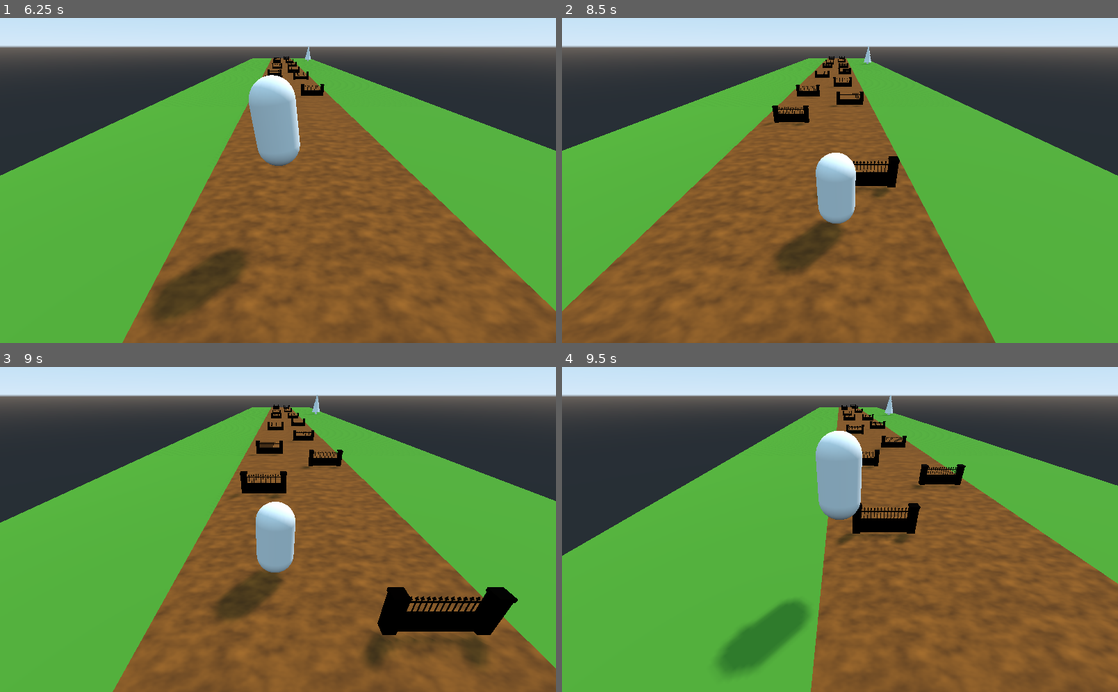
Above: before the commit, frames 1-4 (two rows, left to right).
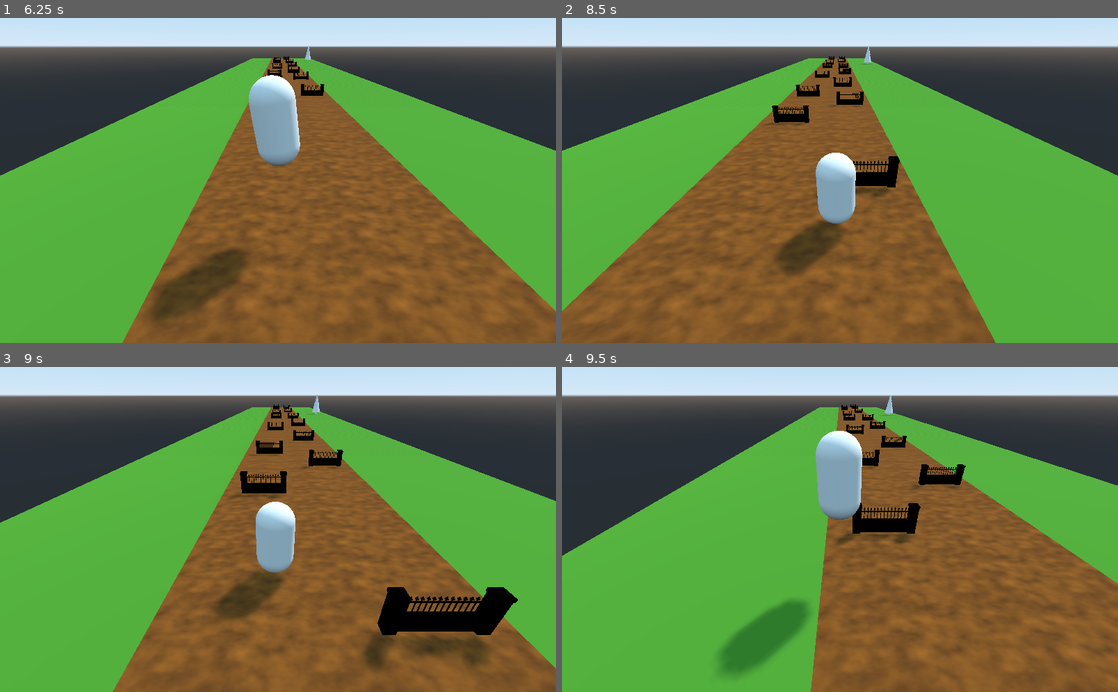
Above: after the commit, the same moments.

Repository: TaaviKodari/2022SyksyTo1830_Godot_Runner
Game: Godot game, scene res://Main.tscn
Same seed, same stepped clock (60 frames per second), same inputs: the game is played once before the commit and once after it.
Inputs:
- Up to frame 1 (6.25 s): hold D (move_right) 0.53-1.28 s; tap Space (jump) at 0.77, 1.52, 3.02, 3.77, 4.52, 6.02 s; hold A (move_left) 1.28-2.03 s; hold D (move_right) 2.03-3.53 s; hold A (move_left) 3.53-5.78 s; hold D (move_right) from 5.78 s (still down)
- Up to frame 2 (8.5 s): tap Space (jump) at 6.77, 7.52 s; release D (move_right) at 8.03 s; hold A (move_left) from 8.03 s (still down)
- Up to frame 3 (9 s): keep holding A (move_left)
- Up to frame 4 (9.5 s): keep holding A (move_left); tap Space (jump) at 9.02 s

Frame 1 is identical in both runs. In frame 2, less than 0.1% of the frame differs, in the area x 37-70%, y 21-71%; in frame 3, 0.2%, in the area x 43-83%, y 22-89%; in frame 4, less than 0.1%.

Commit message:
infinite vaihe kesken

Diff:
--- a/Main.gd
+++ b/Main.gd
@@ -19,11 +19,21 @@
 	randomize()
 	for i in range(initial_road_count):
 		var road = make_random_road()
-		road.translation.z = -(i+1) * 50
+		road.translation.z = -(i+1) * RoadBase.LENGTH
 		add_child(road)
 
 
 func _physics_process(delta):
+	if player.translation.z < -RoadBase.LENGTH:
+		player.translation.z += RoadBase.LENGTH
+
+		for child in get_children():
+			var road = child as RoadBase
+			if road:
+				road.translation.z += RoadBase.LENGTH
+				if road.translation.z > RoadBase.LENGTH:
+					road.queue_free()
+
 	camera_pivot.translation = player.translation
 	camera_pivot.translation.y = 0
 
--- /dev/null
+++ b/RoadBase.gd
@@ -0,0 +1,3 @@
+class_name RoadBase
+extends Spatial
+const LENGTH: float = 50.0
--- a/RoadBase.tscn
+++ b/RoadBase.tscn
@@ -1,4 +1,6 @@
-[gd_scene load_steps=9 format=2]
+[gd_scene load_steps=10 format=2]
+
+[ext_resource path="res://RoadBase.gd" type="Script" id=1]
 
 [sub_resource type="SpatialMaterial" id=2]
 albedo_color = Color( 0.294118, 0.588235, 0.160784, 1 )
@@ -31,6 +33,7 @@
 data = PoolVector3Array( -4, 0.6, 25, 4, 0.6, 25, -4, -0.6, 25, 4, 0.6, 25, 4, -0.6, 25, -4, -0.6, 25, 4, 0.6, -25, -4, …(392 unchanged characters)…
 
 [node name="RoadBase" type="Spatial"]
+script = ExtResource( 1 )
 
 [node name="Grass" type="MeshInstance" parent="."]
 transform = Transform( 1, 0, 0, 0, 1, 0, 0, 0, 1, 0, 0, -25 )
--- a/project.godot
+++ b/project.godot
@@ -7,6 +7,16 @@
 ;   param=value ; assign values to parameters
 
 config_version=4
+
+_global_script_classes=[ {
+"base": "Spatial",
+"class": "RoadBase",
+"language": "GDScript",
+"path": "res://RoadBase.gd"
+} ]
+_global_script_class_icons={
+"RoadBase": ""
+}
 
 [application]
 
